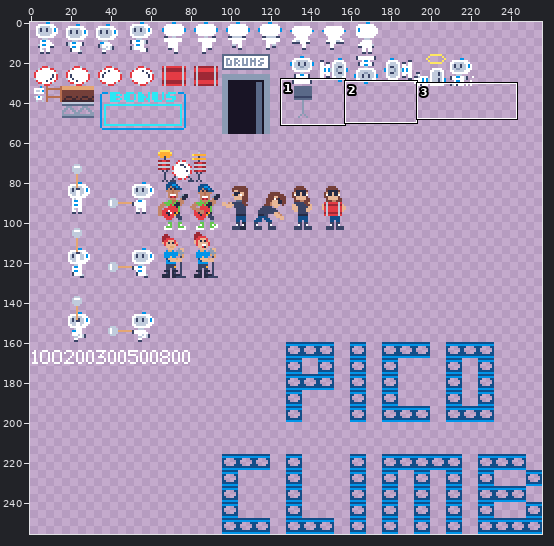
A sprite sheet gets an edit: public/images/spritesheet.png. Above: a wide view before the commit, with the close-up outlined.
Close-up. The starting point:
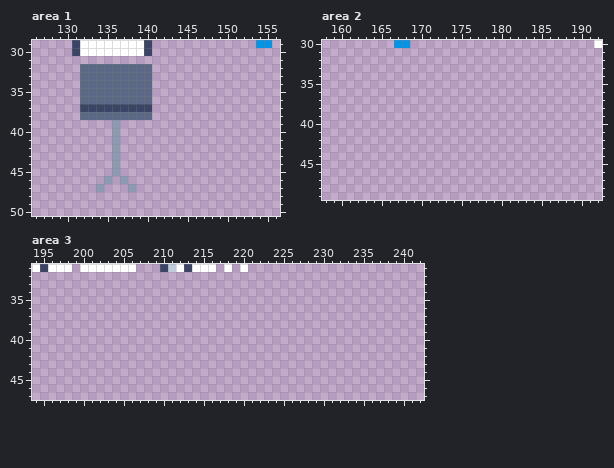
The file is 256x256 pixels. Shown: area 1: x 126..156, y 29..50; area 2: x 158..192, y 30..49; area 3: x 194..242, y 31..47.
Once edited:
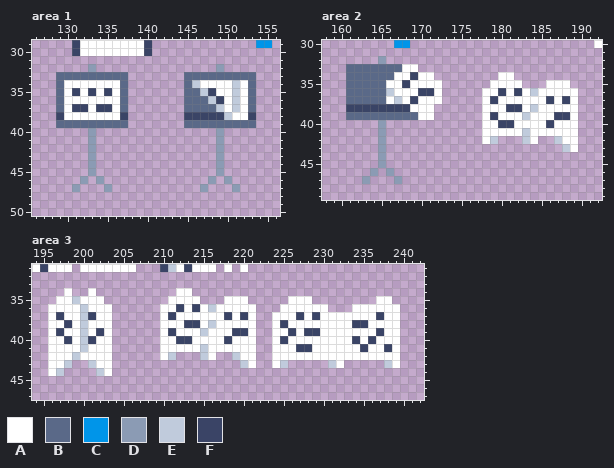
Palette (. is transparent): A #ffffff  B #5a6988  C #0095e9  D #8b9bb4  E #c0cbdc  F #3a4466
Commit message: add music stand and sheet
The exact change:
--- area 1
@@ x 126..156 @@
 31 ...............................
-32 ......BBBBBBBBB................
-33 ......BBBBBBBBB................
-34 ......BBBBBBBBB................
-35 ......BBBBBBBBB................
-36 ......BBBBBBBBB................
-37 ......FFFFFFFFF................
-38 ......BBBBBBBBB................
-39 ..........D....................
-40 ..........D....................
-41 ..........D....................
-42 ..........D....................
-43 ..........D....................
-44 ..........D....................
-45 ..........D....................
-46 .........D.D...................
-47 ........D...D..................
+32 .......D...............D.......
+33 ...BBBBBBBBB.......BBBBBBBBB...
+34 ...BAAAAAAAB.......BEAAAAEAB...
+35 ...BAFAFAFAB.......BBEFAAEAB...
+36 ...BAAAAAAAB.......BBBEFAEAB...
+37 ...BAFFAFFAB.......BBBBEAEAB...
+38 ...FAAAAAAAF.......FFFFFEAAF...
+39 ...BBBBBBBBB.......BBBBBBBBB...
+40 .......D...............D.......
+41 .......D...............D.......
+42 .......D...............D.......
+43 .......D...............D.......
+44 .......D...............D.......
+45 .......D...............D.......
+46 ......D.D.............D.D......
+47 .....D...D...........D...D.....
 48 ...............................
--- area 2
@@ x 158..192 @@
 31 ...................................
-32 ...................................
-33 ...................................
-34 ...................................
-35 ...................................
-36 ...................................
-37 ...................................
-38 ...................................
-39 ...................................
-40 ...................................
-41 ...................................
-42 ...................................
-43 ...................................
-44 ...................................
-45 ...................................
-46 ...................................
-47 ...................................
+32 .......D...........................
+33 ...BBBBBBBAA.......................
+34 ...BBBBBBAAFAA........AA...........
+35 ...BBBBBAAFAAAA......AAAA...AAA....
+36 ...BBBBBEAAAFFA.....AAFAFAEAAAAA...
+37 ...BBBBBAEAFAAA.....AFAAAAAAFAFA...
+38 ...FFFFFFFFAAA......AAAFFAEAAAAA...
+39 ...BBBBBBBBBAA......AFAAAEAAAFFA...
+40 .......D............AAFFAAAAFAAA...
+41 .......D............AAAAAEAAAAAA...
+42 .......D............AE...EA..EAA...
+43 .......D......................EA...
+44 .......D...........................
+45 .......D...........................
+46 ......D.D..........................
+47 .....D...D.........................
 48 ...................................
--- area 3
@@ x 194..242 @@
 33 .................................................
-34 .................................................
-35 .................................................
-36 .................................................
-37 .................................................
-38 .................................................
-39 .................................................
-40 .................................................
-41 .................................................
-42 .................................................
-43 .................................................
-44 .................................................
+34 ....A..A..........AA.............................
+35 ...AAEAAA........AAAA...AAA.....AAA........AA....
+36 ..AAAAEAAA......AAFAFAEAAAAA...AAAAAA...AAAAAA...
+37 ..AFAAEFAA......AFAAAAAAFAFA..AAAFAFAAAAAAAFAA...
+38 ..AAFAEAAA......AAAFFAEAAAAA..AFAAAAAAAAFFAAAA...
+39 ..AFAAEAFA......AFAAAEAAAFFA..AAFAFFAAAAAAAFAA...
+40 ..AAFAEFAA......AAFFAAAAFAAA..AFAAAAAAAAFAFAAA...
+41 ..AAAAEAAA......AAAAAEAAAAAA..AAAFFAAAAAAFAAFA...
+42 ..AAAEAAAA......AE...EA..EAA..AAAAAAAAAAAAAAAA...
+43 ..AAE..EAA................EA..AE.....EA.....EA...
+44 ..AE....EA.......................................
 45 .................................................
